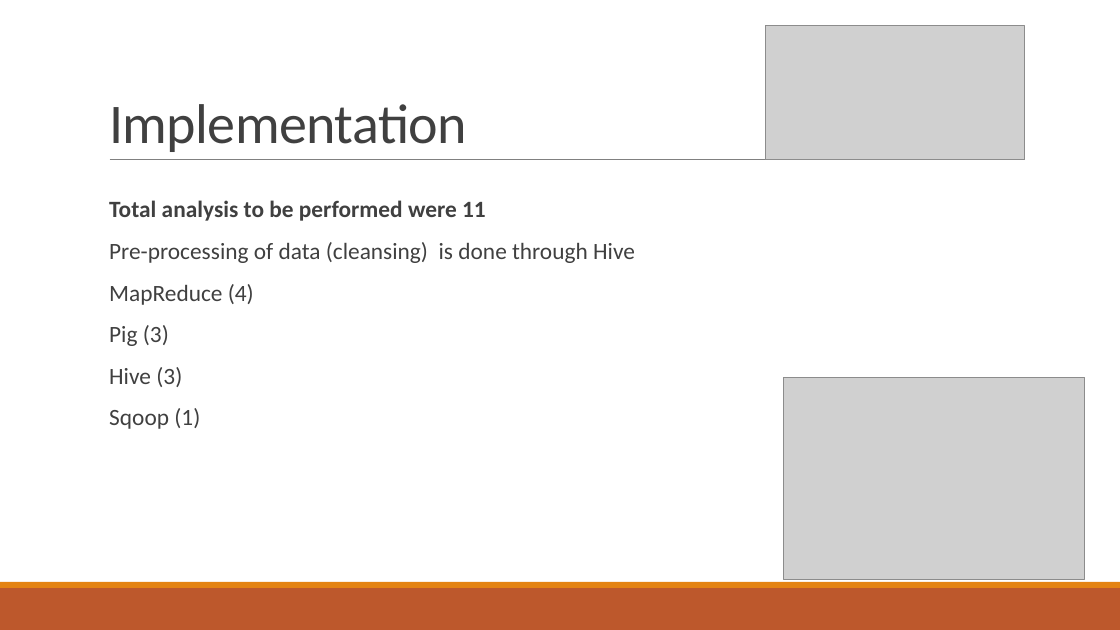
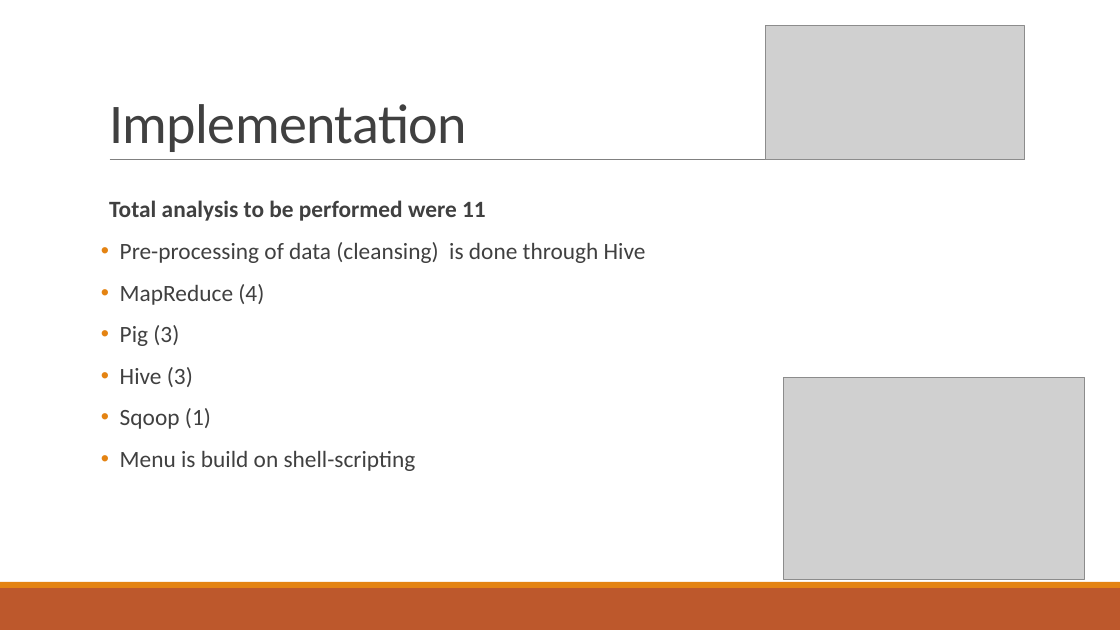
Before and after one commit to kkchaudhary11/H1B_Project, a slide deck: slide 27 of Big Data & Hadoop.pptx (slide 25 before the commit). Drawn at 1120x630 pixels with LibreOffice and Linux fonts; fonts in the diff are those of the drawing; grey boxes stand for pictures. Boxes give left, top, right and bottom in pixels: in the first picture for what was removed or moved away, otherwise in the second. Text is boxed around its words. In the diff, an @@ line names an element or a change of style, - is before the commit and + after.

Commit message:
final

```diff
--- a/Big Data & Hadoop.pptx
+++ b/Big Data & Hadoop.pptx
@@ text at (120,242,646,429): bullet   to • @@
@@ text at (120,451,416,471): paragraph added @@
+• Menu is build on shell-scripting
```
Also in this commit, not shown: 2 slides added.
